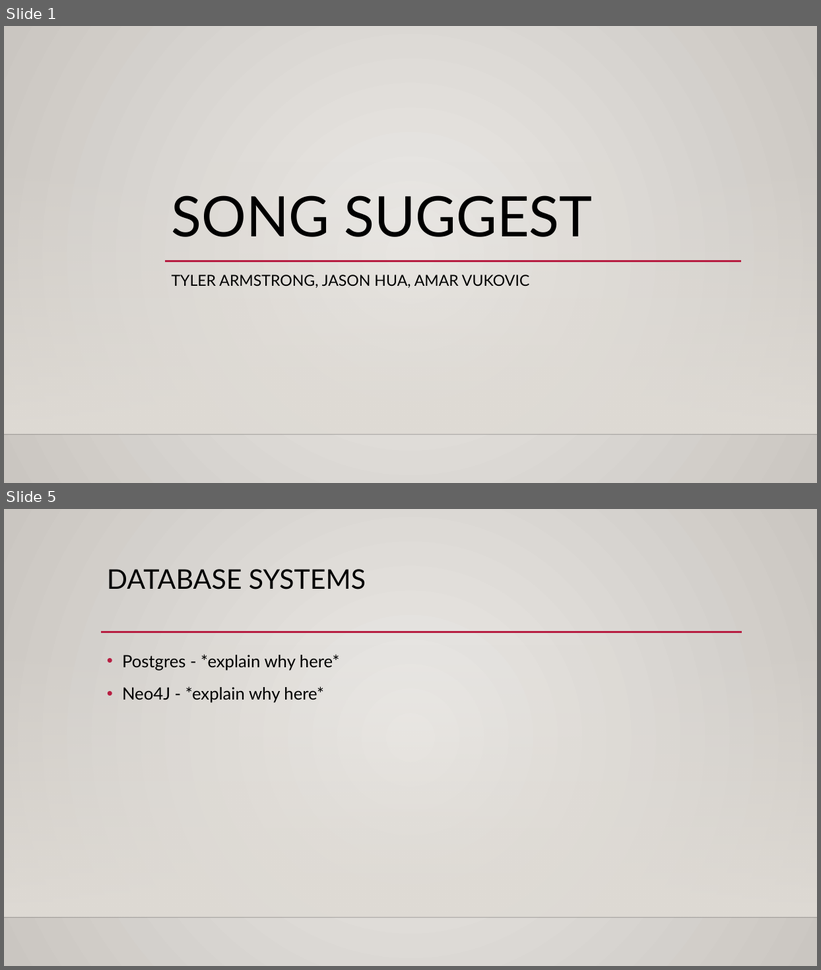
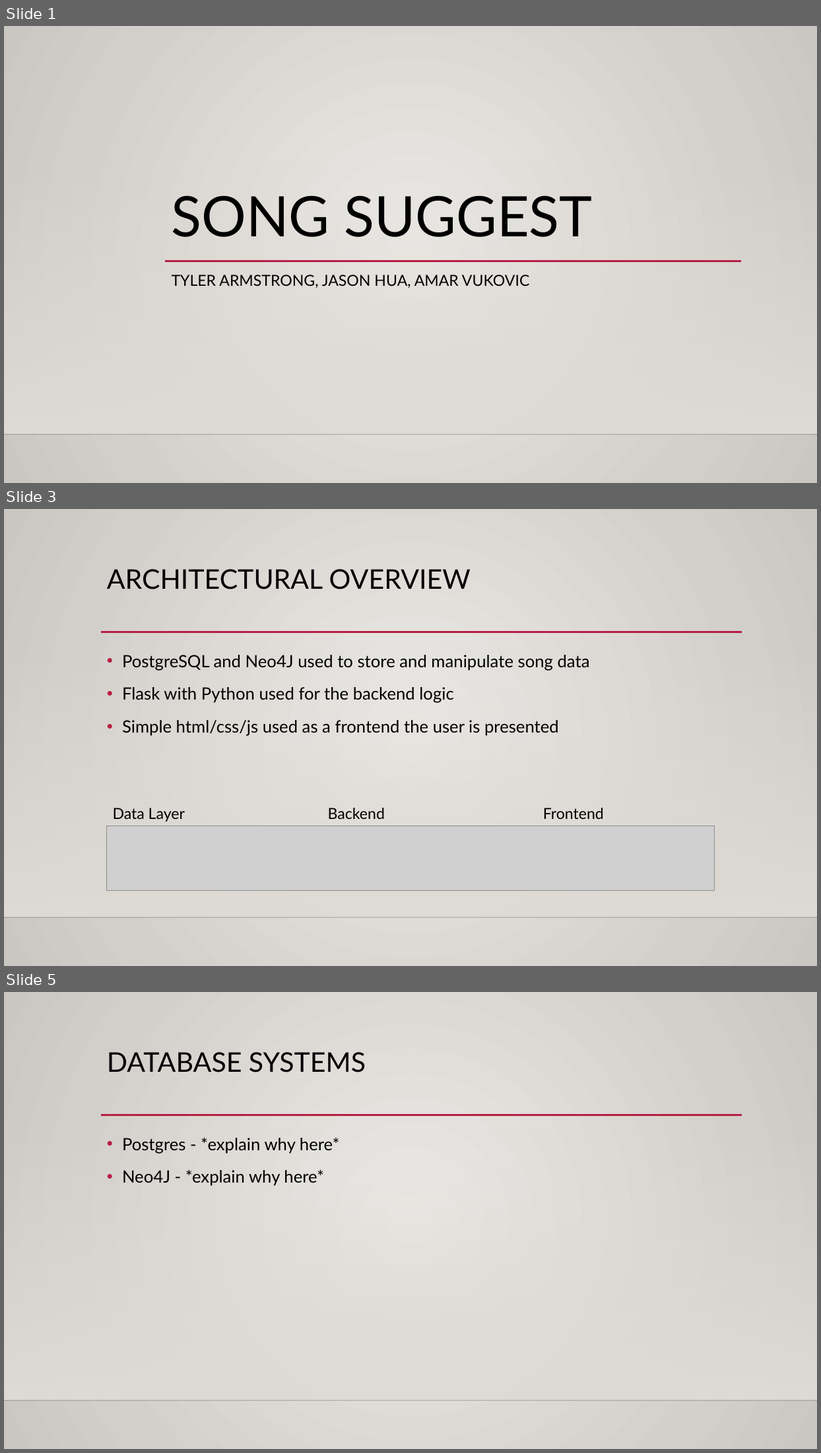
Before and after one commit to AMarinjo/song-suggest, a slide deck: SongSuggest.pptx. Shown one above the other, each under a label of ours: slides 1 and 5 before the commit, slides 1, 3 and 5 after it; the slides between them are not shown. The pictures are 821x970 and 821x1453 pixels, drawn with LibreOffice and Linux fonts; fonts in the diff are those of the drawing; grey boxes stand for pictures; background and template pictures are left out. Boxes give left, top, right and bottom in pixels: in the first picture for what was removed or moved away, otherwise in the second. Text is boxed around its words. In the diff, an @@ line names an element or a change of style, - is before the commit and + after.

```diff
--- a/SongSuggest.pptx
+++ b/SongSuggest.pptx
@@ slide 3 added at [4, 509, 817, 966], background gradient #ECEAE7 to #CAC7C1; not listed: 3 template elements that a slide beside it also shows @@
@@ title added at [107, 569, 471, 590], 32 pt, text #000000 @@
+ARCHITECTURAL OVERVIEW
@@ text added at [122, 655, 590, 736], 20 pt, text #000000 @@
+• PostgreSQL and Neo4J used to store and manipulate song data
+• Flask with Python used for the backend logic
+• Simple html/css/js used as a frontend the user is presented
@@ text added at [113, 808, 185, 822], 18 pt, text #000000 @@
+Data Layer
@@ text added at [328, 808, 385, 819], 18 pt, text #000000 @@
+Backend
@@ text added at [543, 808, 604, 819], 18 pt, text #000000 @@
+Frontend
@@ picture added at [106, 826, 715, 891] @@
```
Also in this commit, not shown: 3 slides changed, 1 slide removed, 3 other files.
